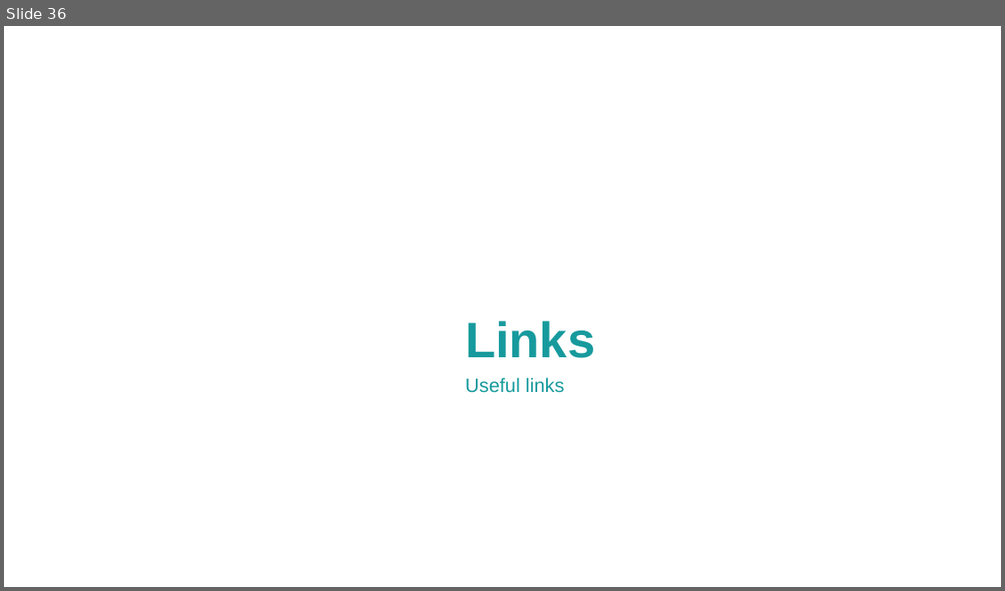
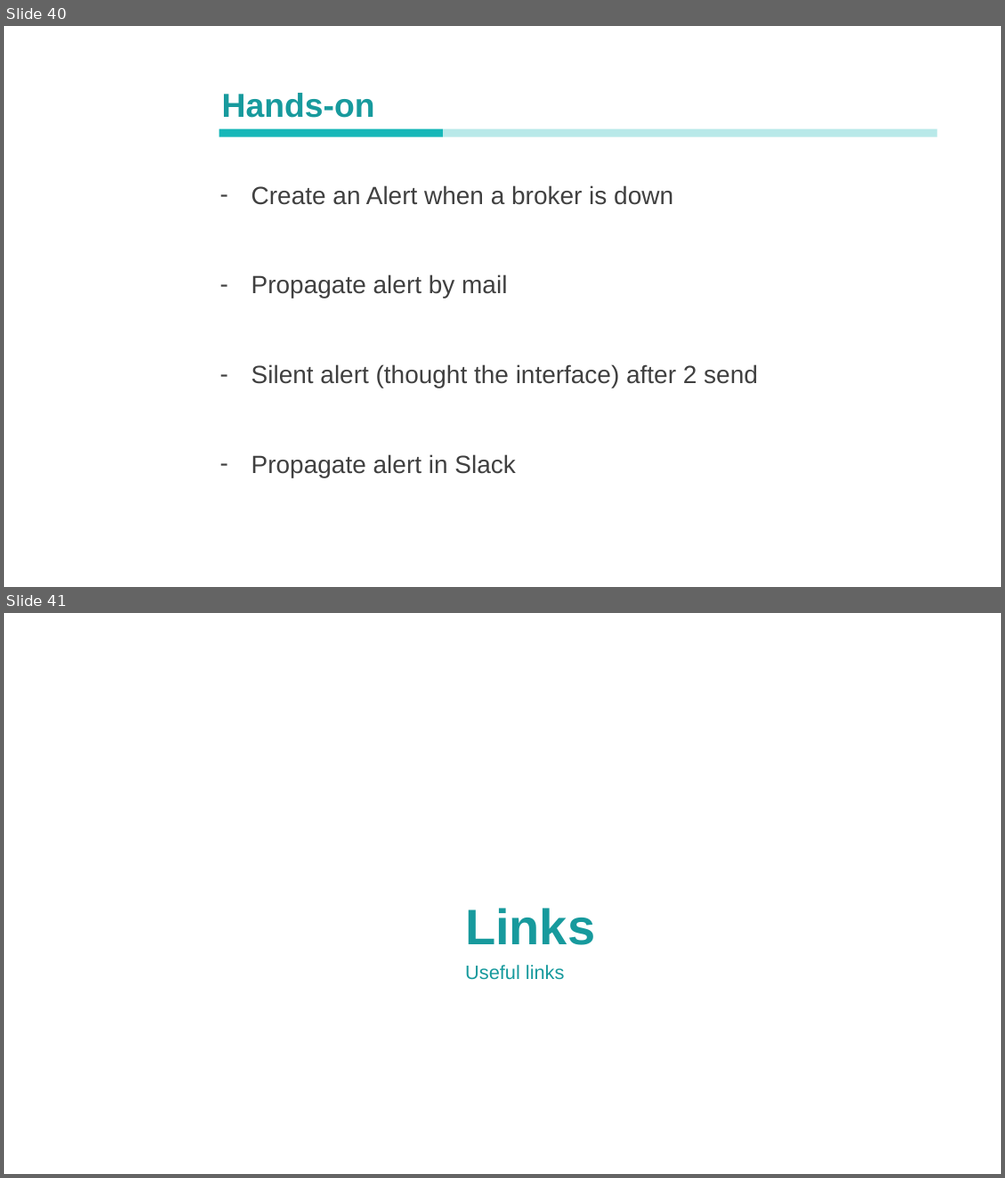
Before and after one commit to Ludo-didelot/PresentationPrometheusGrafana, a slide deck: Presentation - Monitoring.pptx. Shown one above the other, each under a label of ours: slide 36 before the commit, slides 40 and 41 after it. The pictures are 1005x591 and 1005x1178 pixels, drawn with LibreOffice and Linux fonts; fonts in the diff are those of the drawing; background and template pictures are left out. Boxes give left, top, right and bottom in pixels: in the first picture for what was removed or moved away, otherwise in the second. Text is boxed around its words. In the diff, an @@ line names an element or a change of style, - is before the commit and + after.

Commit message:
Add alerting

```diff
--- a/Presentation - Monitoring.pptx
+++ b/Presentation - Monitoring.pptx
@@ slide 40 added at [4,26,1001,587], background picture (left out) @@
@@ text added at [36,26,137,587], 44 pt, text #FFFFFF, bold @@
+Alert manager
@@ text added at [222,93,375,118], 24 pt, text #179A9D, bold @@
+Hands-on
@@ text added at [354,99,650,137], 36 pt, text #FFFFFF @@
+Agenda Style
@@ rectangle added at [219,128,443,136], fill #16B7B8 @@
@@ rectangle added at [443,128,937,136], fill #16B7B8 at 30% opacity @@
@@ text added at [251,185,758,477], 18 pt, text #404040 @@
+– Create an Alert when a broker is down
+– Propagate alert by mail
+– Silent alert (thought the interface) after 2 send
+– Propagate alert in Slack
@@ what was slide 36 is now slide 41 @@
```
Also in this commit, not shown: 2 slides changed, 5 other slides added, 1 slide removed.
